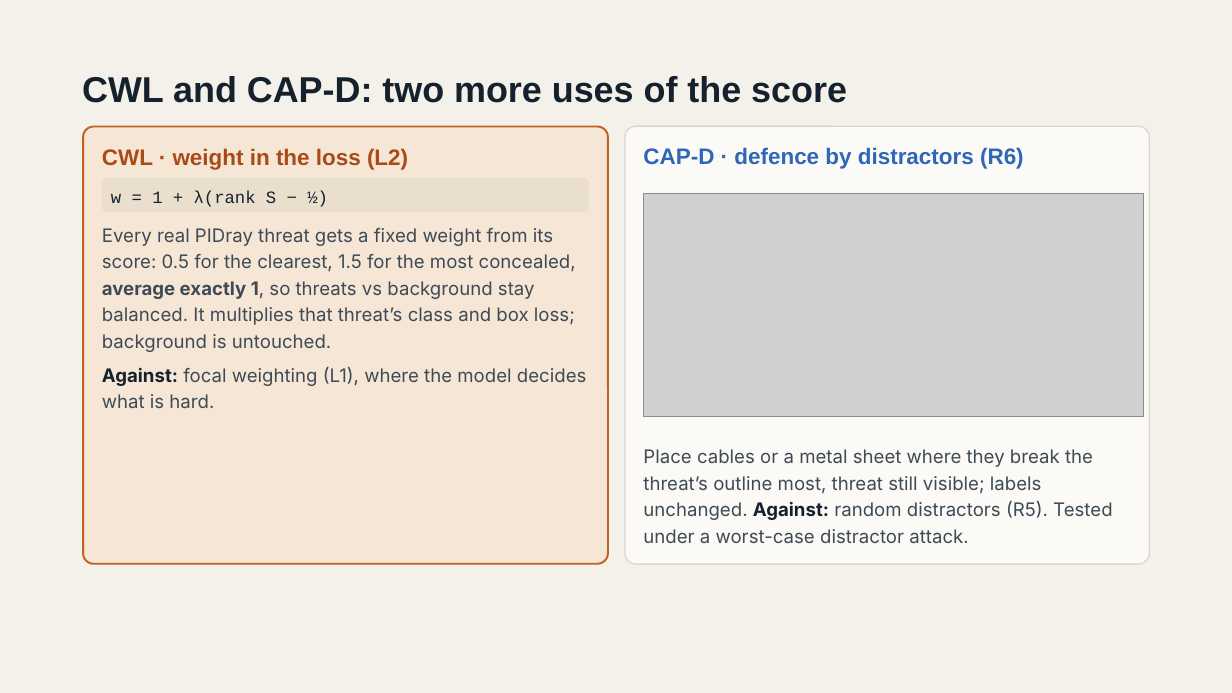
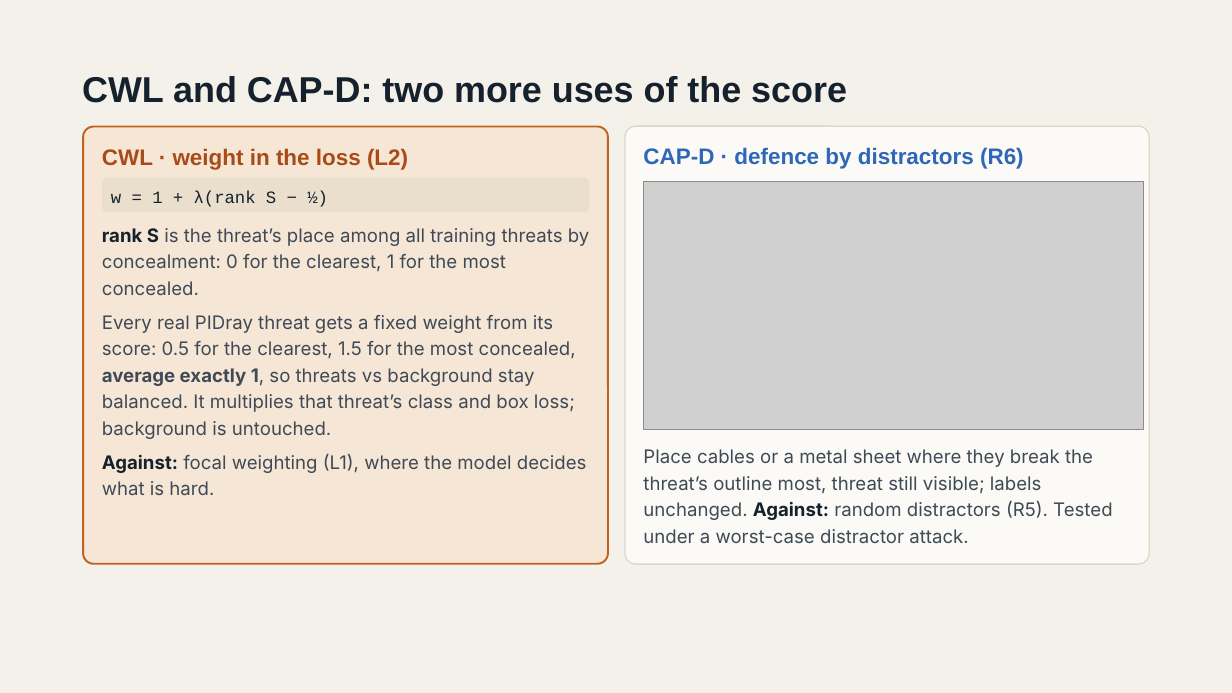
Before and after one commit to DavidAz01/Computer_Vision, a slide deck: slide 4 of Presentations/Beyond Background Density CAP Research Proposal (short version).pptx. Drawn at 1232x693 pixels with LibreOffice and Linux fonts; fonts in the diff are those of the drawing; grey boxes stand for pictures. Boxes give left, top, right and bottom in pixels: in the first picture for what was removed or moved away, otherwise in the second. Text is boxed around its words. In the diff, an @@ line names an element or a change of style, - is before the commit and + after.

```diff
--- a/Presentations/Beyond Background Density CAP Research Proposal (short version).pptx
+++ b/Presentations/Beyond Background Density CAP Research Proposal (short version).pptx
@@ picture: place and size @@
-picture at [643,193,1144,417]
+picture at [643,181,1144,430]
@@ text added at [102,228,590,295], 14.5 pt, text #3E4A55 @@
+rank S is the threat’s place among all training threats by concealment: 0 for the clearest, 1 for the most concealed.
@@ text "Every real PIDray threat gets ...": place and size @@
-text "Every real PIDray threat gets ..." at [102,228,576,352]
+text "Every real PIDray threat gets ..." at [102,315,576,439]
@@ text "Against: focal weighting (L1), where ...": place and size @@
-text "Against: focal weighting (L1), where ..." at [102,366,587,408]
+text "Against: focal weighting (L1), where ..." at [102,453,587,495]
```
Also in this commit, not shown: 3 other slides changed, 3 other files.
